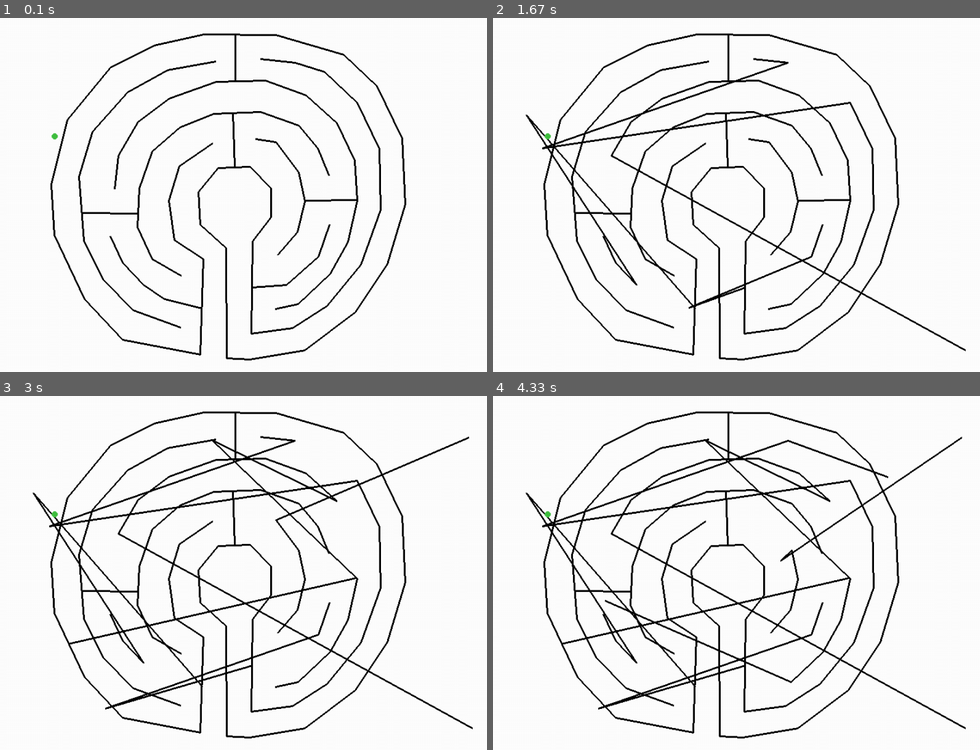
Above: before the commit, frames 1-4 (two rows, left to right).
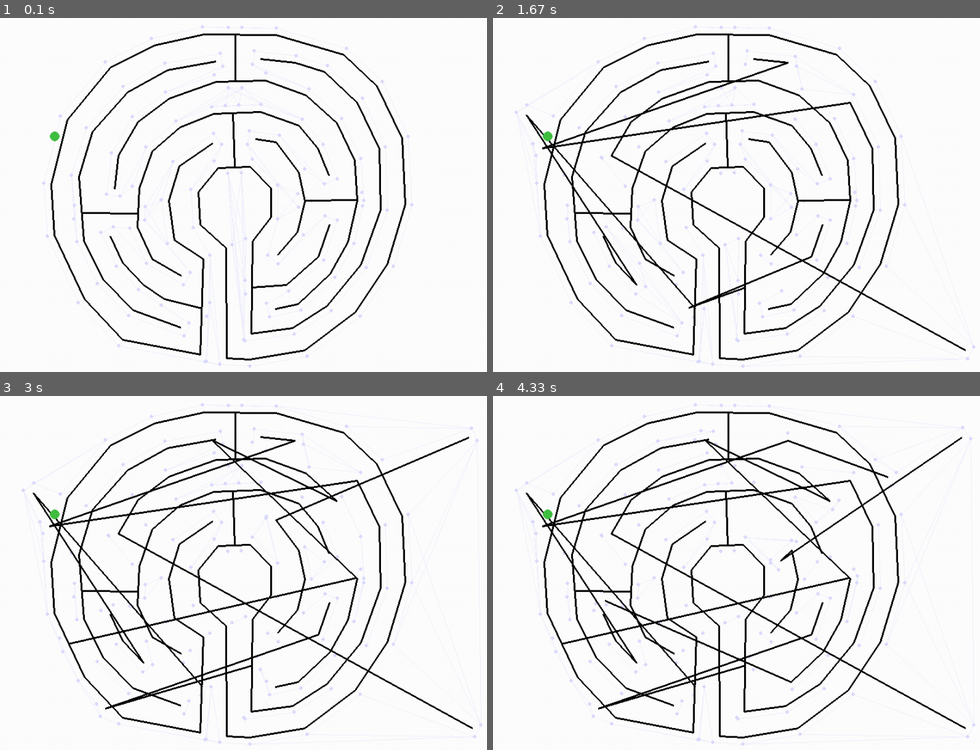
Above: after the commit, the same moments.

Repository: qvasic/repo1
Game: pygame game, started from pathwalker/pathwalker.py
The game is run twice, just before and just after one commit, with the same random seed, the same clock (stepped at 60 frames per second) and the same inputs.
Inputs (mouse positions are in pixels of both pictures, inside the frame that each line leads up to):
- Up to frame 1 (0.1 s): no input
- Up to frame 2 (1.67 s): press the mouse at (819, 71) at 0.37 s; move the mouse to (678, 110) at 0.47 s; release the mouse at (541, 148) at 0.6 s; press the mouse at (658, 297) at 0.7 s; move the mouse to (590, 205) at 0.8 s; release the mouse at (527, 113) at 0.93 s; press the mouse at (605, 187) at 1.1 s; move the mouse to (785, 269) at 1.2 s; move the mouse to (965, 350) at 1.3 s; release the mouse at (965, 350) at 1.33 s; press the mouse at (780, 283) at 1.5 s; move the mouse to (687, 308) at 1.6 s
- Up to frame 3 (3 s): release the mouse at (102, 707) at 1.73 s; press the mouse at (306, 576) at 1.9 s; move the mouse to (185, 611) at 2 s; release the mouse at (68, 643) at 2.13 s; move the mouse to (253, 516) at 2.3 s; press the mouse at (253, 516) at 2.33 s; move the mouse to (360, 477) at 2.43 s; release the mouse at (467, 438) at 2.57 s; press the mouse at (355, 537) at 2.77 s; move the mouse to (282, 488) at 2.87 s; move the mouse to (209, 438) at 2.97 s
- Up to frame 4 (4.33 s): release the mouse at (702, 438) at 3 s; press the mouse at (751, 434) at 3.2 s; move the mouse to (819, 456) at 3.3 s; release the mouse at (887, 477) at 3.43 s; press the mouse at (770, 519) at 3.63 s; move the mouse to (775, 541) at 3.73 s; release the mouse at (780, 558) at 3.87 s; press the mouse at (765, 686) at 4.07 s; move the mouse to (687, 643) at 4.17 s; release the mouse at (605, 601) at 4.3 s

The runs differ from the first frame. In frame 1, 0.6% of the frame differs, in the area x 8-85%, y 1-99%; in frame 2, 0.6%; in frame 3, 0.6%, in the area x 4-100%, y 1-99%; in frame 4, 0.6%.

Commit message:
"Is line walkable" check modified to check for walkers with size.

Diff:
--- a/pathwalker/pathwalker.py
+++ b/pathwalker/pathwalker.py
@@ -6,12 +6,14 @@
 - change creating walls into sequence of walls
 - debug absent edges - new wall [Point( 58, 48 ), Point( 58, 418 ), Point( 460, 439 ), Point( 464, 387 ), Point( 102, 3 …(209 unchanged characters)…
 - creation of "closed" walls
+- implement is_line_walkable for walkers with size
 
 TODO:
 - add bounding box check to intersect_line_segments
 - intersection of line segments which are on the same line
-- implement is_line_walkable for walkers with size
+- if destination if too close to a wall - move destination out
 - corner cases for vertices generation - "not corner" corner, 0-degrees angle corner
+- keep an eye for does_line_segment_interfere_with_rect exceptions
 """
 
 
@@ -117,6 +119,58 @@
         return vertices_for_non_sharp_corner(point1, center_point, point2, offset)
 
 
+def is_line_segment_inside_intersection( line_segment, intersection_point1, intersection_point2 ):
+    """Determines whether a line is at least partially inside an intersection with other figure.
+    Intersection is defined by two points - intersection of line of line segment (yeah, right) with a figure
+    (be it circle, or triangle, or rectangle)."""
+
+    if line_segment.vertical:
+        return ( geometry.check_value_inside_bounds( line_segment.start.y, intersection_point1.y, intersection_point2.y )
+                 or geometry.check_value_inside_bounds( line_segment.end.y, intersection_point1.y, intersection_point2.y )
+                 or geometry.check_value_inside_bounds( intersection_point1.y, line_segment.start.y, line_segment.end.y )
+                 or geometry.check_value_inside_bounds( intersection_point2.y, line_segment.start.y, line_segment.end.y ) )
+    else:
+        return ( geometry.check_value_inside_bounds( line_segment.start.x, intersection_point1.x, intersection_point2.x )
+                 or geometry.check_value_inside_bounds( line_segment.end.x, intersection_point1.x, intersection_point2.x )
+                 or geometry.check_value_inside_bounds( intersection_point1.x, line_segment.start.x, line_segment.end.x )
+                 or geometry.check_value_inside_bounds( intersection_point2.x, line_segment.start.x, line_segment.end.x ) )
+
+
+def does_line_segment_interfere_with_circle( line_segment, circle ):
+    """Basically finds out whether line segment is at least partially inside a circle.
+    If line segment only "touches" the cirlce - it does not interfere."""
+
+    intersection_points = geometry.intersect_line_and_circle( circle, line_segment )
+
+    if len( intersection_points ) < 2:
+        return False
+
+    is_line_segment_inside_intersection( line_segment, intersection_points[0], intersection_points[1] )
+
+
+def does_line_segment_interfere_with_rect( line_segment, rect_segments ):
+    """Basically determines whether line segment is at least partially inside a rectangle.
+    Rectangle is defined by its edges, its definition is assumed to be correct and is not checked.
+    Actually this should work not only for rectangles, but for any figure with only bulging corners.
+    Yet this is not tested right now."""
+
+    intersection_points = []
+
+    for rect_segment in rect_segments:
+        intersection = geometry.intersect_line_and_line_segment( line_segment, rect_segment )
+        if type( intersection ) is geometry.Point:
+            intersection_points.append( intersection )
+
+    if len( intersection_points ) > 2:
+        raise ValueError( "Rectangle is incorrect, rect_segments={}, line_segment={}, intersection_points={}".format(
+            rect_segments, line_segment, intersection_points ) )
+
+    if len( intersection_points ) < 2:
+        return False
+
+    return is_line_segment_inside_intersection( line_segment, intersection_points[0], intersection_points[1] )
+
+
 class PathWalker:
     def __init__(self, save_file = None):
         self.SAVE_FILE = "walls.json"
@@ -134,7 +188,9 @@
         self.EDGE_COLOR = ( 240, 240, 255 )
 
         self.WALKER_COLOR = ( 64, 192, 64 )
-        self.WALKER_SIZE = 5
+        self.WALKER_SIZE = 8
+        self.WALKER_COMFORT_ZONE = 10
+        self.WALKER_VERTICE_BUILDING_COMFORT_ZONE = 11
 
         self.REDRAW_RATE = 90
 
@@ -171,7 +227,6 @@
     def redraw_screen(self, surface):
         surface.fill(self.BACKGROUND_COLOR)
 
-        """
         for edge in self.edges:
             start = self.vertices[ edge[0] ].int_tuple( )
             end = self.vertices[ edge[1] ].int_tuple( )
@@ -179,7 +234,6 @@
 
         for vertice in self.vertices:
             pygame.draw.circle( surface, self.VERTICE_COLOR, vertice.int_tuple( ), self.VERTICE_SIZE )
-            """
 
         for wall in self.walls:
             for wall_segment in pairwise( wall ):
@@ -200,19 +254,19 @@
         pygame.display.flip()
 
     def generate_vertices(self):
-        OFFSET_LEN = 10
+        offset = self.WALKER_VERTICE_BUILDING_COMFORT_ZONE
 
         self.vertices = []
         for wall in self.walls:
             if len( wall ) > 2 and wall[0] == wall[-1]:
-                self.vertices += vertices_for_corner( wall[1], wall[0], wall[-2], OFFSET_LEN )
+                self.vertices += vertices_for_corner( wall[1], wall[0], wall[-2], offset )
             else:
-                self.vertices += vertices_for_line_segment_end( wall[0], wall[1], OFFSET_LEN )
-                self.vertices += vertices_for_line_segment_end( wall[-1], wall[-2], OFFSET_LEN )
+                self.vertices += vertices_for_line_segment_end( wall[0], wall[1], offset )
+                self.vertices += vertices_for_line_segment_end( wall[-1], wall[-2], offset )
 
             for wall_corner in pairwise( pairwise( wall ) ):
                 self.vertices += vertices_for_corner( wall_corner[0][0], wall_corner[0][1], wall_corner[1][1],
-                                                      OFFSET_LEN )
+                                                      offset )
 
     def add_new_wall(self, wall):
         print( "new wall", wall )
@@ -223,10 +277,33 @@
         self.generate_edges()
 
     def is_line_walkable(self, walk_line_segment):
+        start_circle = geometry.Circle( walk_line_segment.start, self.WALKER_COMFORT_ZONE )
+        end_circle = geometry.Circle( walk_line_segment.end, self.WALKER_COMFORT_ZONE )
+
+        start_points = geometry.intersect_line_and_circle( start_circle,
+                                                           walk_line_segment.perpendicular( walk_line_segment.start ) )
+        end_points = geometry.intersect_line_and_circle( end_circle,
+                                                         walk_line_segment.perpendicular( walk_line_segment.end ) )
+
+        if not walk_line_segment.are_on_the_same_side( start_points[0], end_points[0] ):
+            end_points[0], end_points[1] = end_points[1], end_points[0]
+
+        trajectory_bounding_rect_segments = [
+            geometry.LineSegment( start_points[0], start_points[1] ),
+            geometry.LineSegment( start_points[1], end_points[1] ),
+            geometry.LineSegment( end_points[1], end_points[0] ),
+            geometry.LineSegment( end_points[0], start_points[0] )
+        ]
+
         for wall in self.walls:
             for wall_segment in pairwise( wall ):
                 wall_line_segment = geometry.LineSegment( wall_segment[0], wall_segment[1] )
-                if geometry.intersect_line_segments(walk_line_segment, wall_line_segment) is not None:
+
+                if ( does_line_segment_interfere_with_circle( wall_line_segment, start_circle ) or
+                     does_line_segment_interfere_with_circle( wall_line_segment, start_circle ) ):
+                    return False
+
+                if does_line_segment_interfere_with_rect( wall_line_segment, trajectory_bounding_rect_segments ):
                     return False
 
         return True
